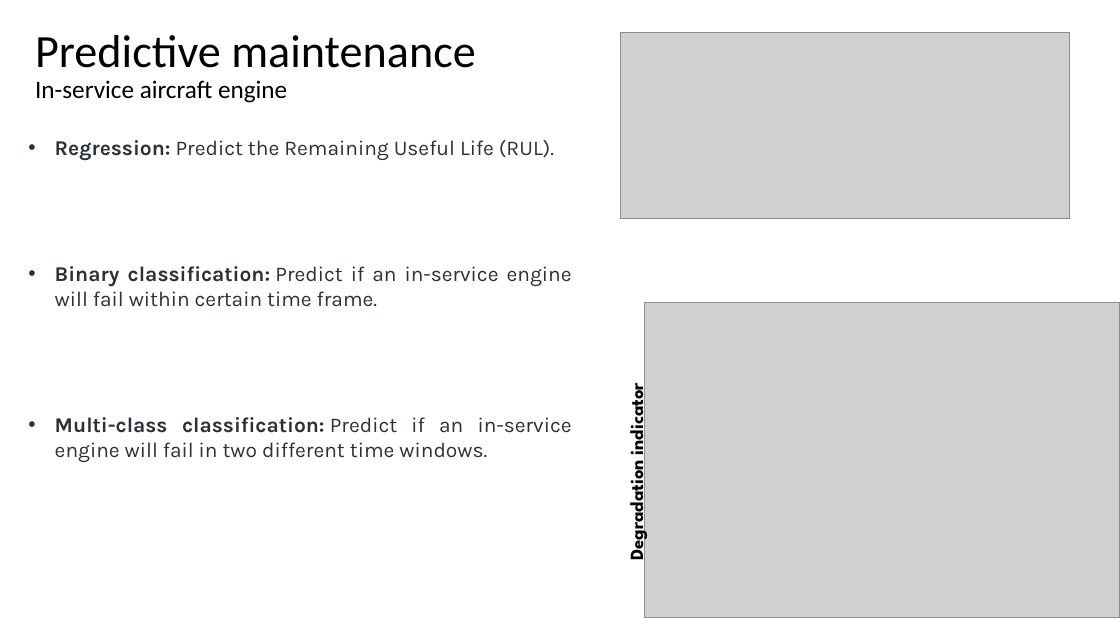
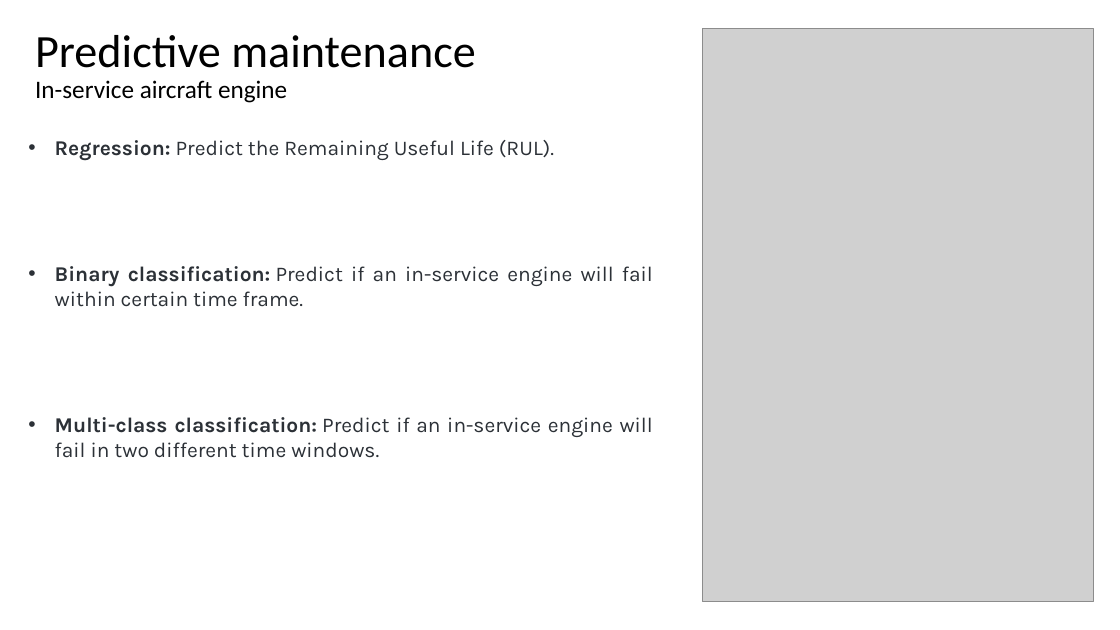
Before and after one commit to Axbit/ml-iot-showcases, a slide deck: slide 7 of PredictiveMaintenance/Predictive maintenance.pptx (slide 4 before the commit). Drawn at 1120x630 pixels with LibreOffice and Linux fonts; fonts in the diff are those of the drawing; grey boxes stand for pictures. Boxes give left, top, right and bottom in pixels: in the first picture for what was removed or moved away, otherwise in the second. Text is boxed around its words. In the diff, an @@ line names an element or a change of style, - is before the commit and + after.

```diff
--- a/PredictiveMaintenance/Predictive maintenance.pptx
+++ b/PredictiveMaintenance/Predictive maintenance.pptx
@@ picture added at [702, 29, 1093, 602] @@
@@ picture removed at [621, 33, 1070, 219] @@
@@ text "Regression: Predict the Remaining Useful ..." rewrapped from [55, 140, 572, 462] to [55, 140, 653, 458] @@
@@ picture removed at [644, 302, 1120, 617] @@
@@ text removed at [622, 390, 650, 558] @@
-Degradation indicator
```
Also in this commit, not shown: 5 other slides changed, 2 slides added.
